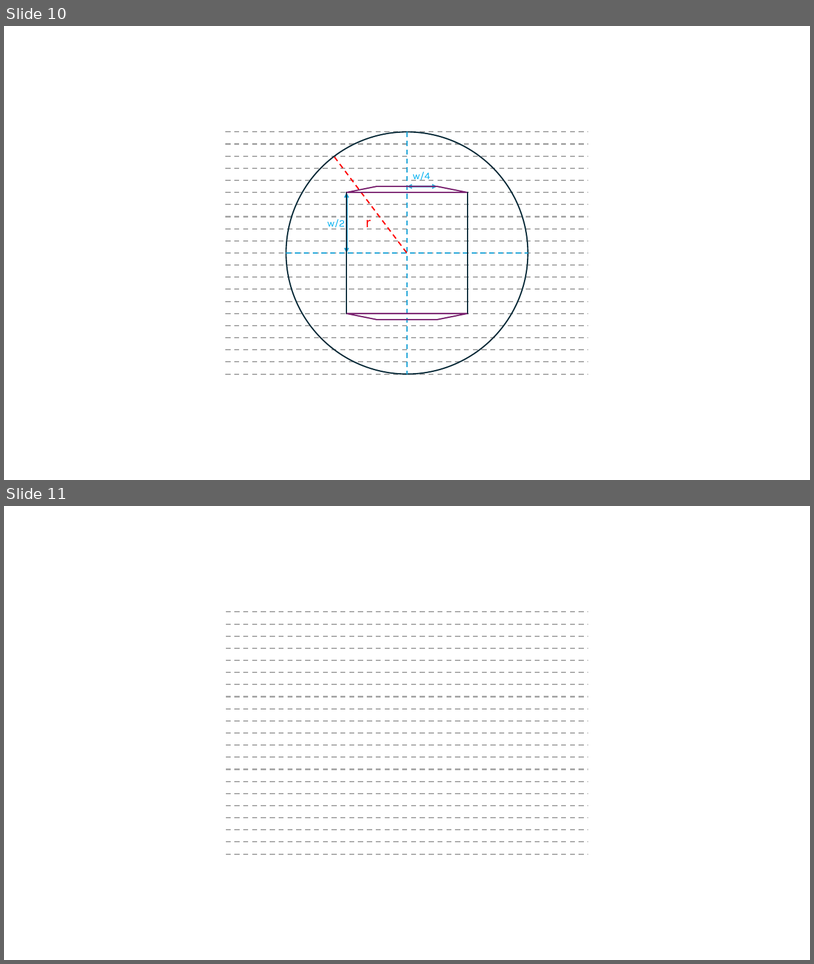
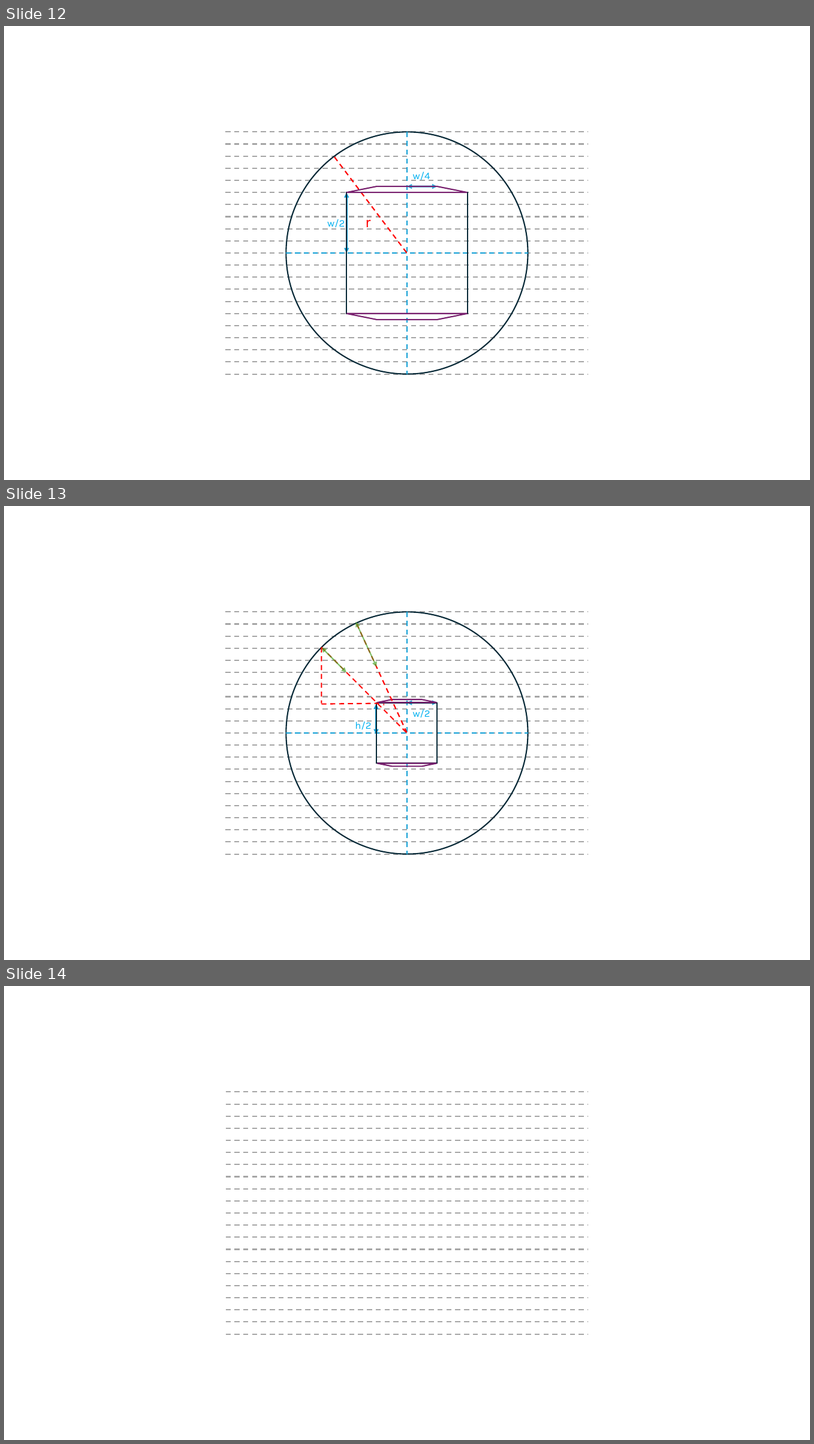
Before and after one commit to GregSal/StructureRelations, a slide deck: src/Images/Box_in_Circle/Box_in_Circle.pptx. Shown one above the other, each under a label of ours: slides 10 and 11 before the commit, slides 12, 13 and 14 after it. The pictures are 814x964 and 814x1444 pixels, drawn with LibreOffice and Linux fonts; fonts in the diff are those of the drawing. Boxes give left, top, right and bottom in pixels: in the first picture for what was removed or moved away, otherwise in the second. Text is boxed around its words. In the diff, an @@ line names an element or a change of style, - is before the commit and + after.

```diff
--- a/src/Images/Box_in_Circle/Box_in_Circle.pptx
+++ b/src/Images/Box_in_Circle/Box_in_Circle.pptx
@@ slide 13 added at (4, 506, 810, 960), background #FFFFFF @@
@@ ellipse added at (287, 612, 528, 854), outline #092A39 1.5 pt @@
@@ line added from (408, 612) to (408, 854), #0F9ED5 1.5 pt dashed @@
@@ double arrow added from (356, 622) to (377, 667), #4EA72E 1.5 pt @@
@@ line added from (357, 624) to (407, 732), #FF0000 1.5 pt dashed @@
@@ line added from (321, 648) to (408, 733), #FF0000 1.5 pt dashed @@
@@ double arrow added from (321, 648) to (347, 672), #4EA72E 1.5 pt @@
@@ line added from (321, 648) to (321, 703), #FF0000 1.5 pt dashed @@
@@ line added from (321, 704) to (379, 703), #FF0000 1.5 pt dashed @@
@@ rectangle added at (377, 703, 438, 763), outline #092A39 1.5 pt @@
@@ trapezoid added at (377, 700, 437, 703), outline #78206E 1.5 pt @@
@@ text added at (383, 697, 386, 709), 12 pt, text #FF0000 @@
+r
@@ double arrow added from (408, 703) to (438, 703), #0F9ED5 2 pt @@
@@ text added at (355, 720, 371, 730), 12 pt, text #00B0F0 @@
+h/2
@@ double arrow added from (377, 704) to (377, 734), #0F9ED5 2 pt @@
@@ text added at (413, 708, 431, 718), 12 pt, text #00B0F0 @@
+w/2
@@ line added from (287, 733) to (528, 733), #0F9ED5 1.5 pt dashed @@
@@ trapezoid added at (377, 763, 437, 766), outline #78206E 1.5 pt @@
@@ group added at (225, 612, 588, 854): 21 lines @@
@@ what was slide 10 is now slide 12 @@
@@ what was slide 11 is now slide 14 @@
```
Also in this commit, not shown: 5 slides changed, 2 other slides added, 6 other files.
